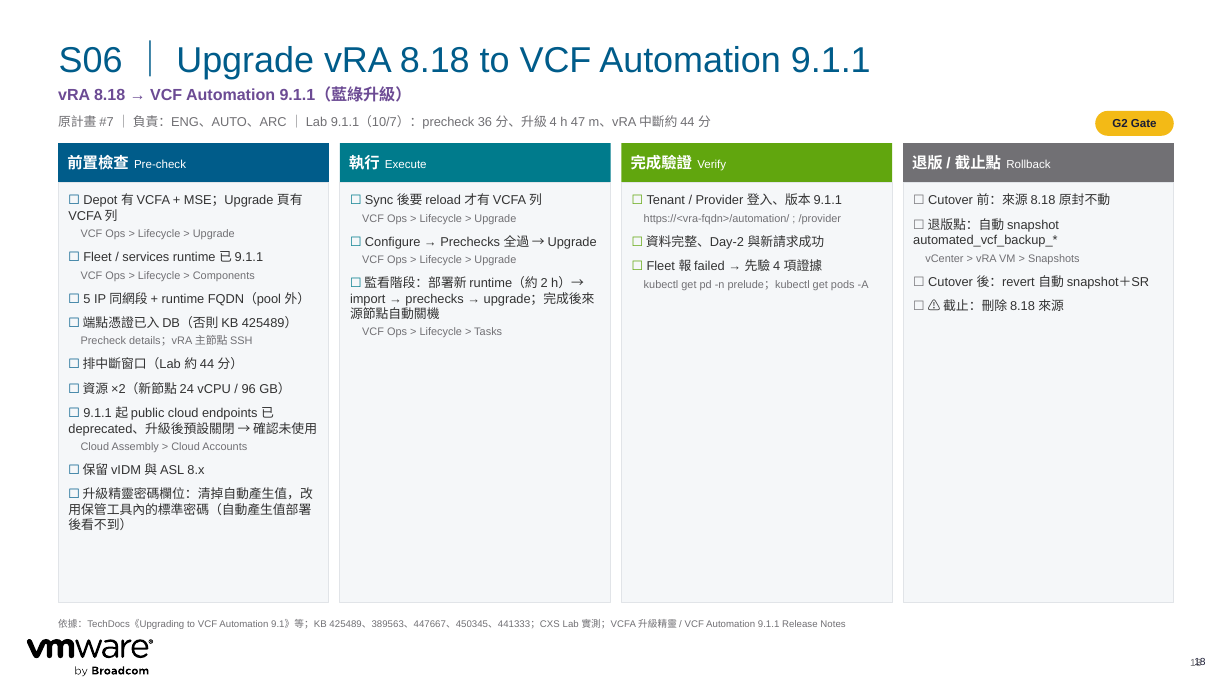
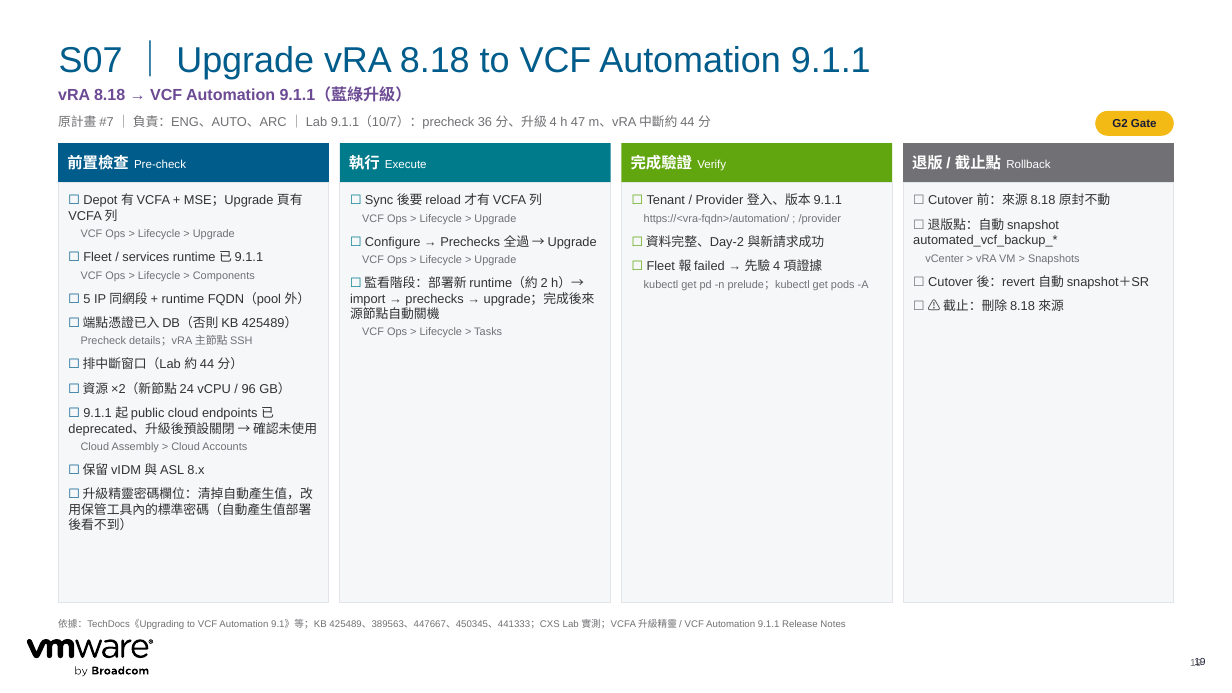
Before and after one commit to kostenyang/cc-vcf911-plan, a slide deck: slide 19 of out/CTBC_VCF911_Converge_Import_Plan.pptx (slide 18 before the commit). Drawn at 1232x693 pixels with LibreOffice and Linux fonts; fonts in the diff are those of the drawing. Boxes give left, top, right and bottom in pixels: in the first picture for what was removed or moved away, otherwise in the second. Text is boxed around its words. In the diff, an @@ line names an element or a change of style, - is before the commit and + after.

```diff
--- a/out/CTBC_VCF911_Converge_Import_Plan.pptx
+++ b/out/CTBC_VCF911_Converge_Import_Plan.pptx
@@ title at (59, 46, 871, 79): text changed @@
-S06 ｜ Upgrade vRA 8.18 to VCF Automation 9.1.1
+S07 ｜ Upgrade vRA 8.18 to VCF Automation 9.1.1
@@ page number at (1194, 658, 1205, 666): text changed @@
-18
+19
```
Also in this commit, not shown: 21 other slides changed, 5 other files.
